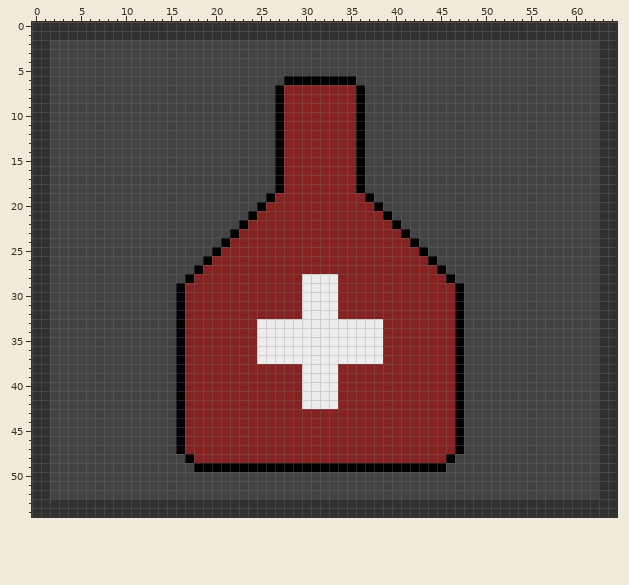
File history of a sprite sheet, app/src/main/res/drawable/map_icon_corridor_heal.png. This is how it looked before the edit.
The file is 65x55 pixels.
After:
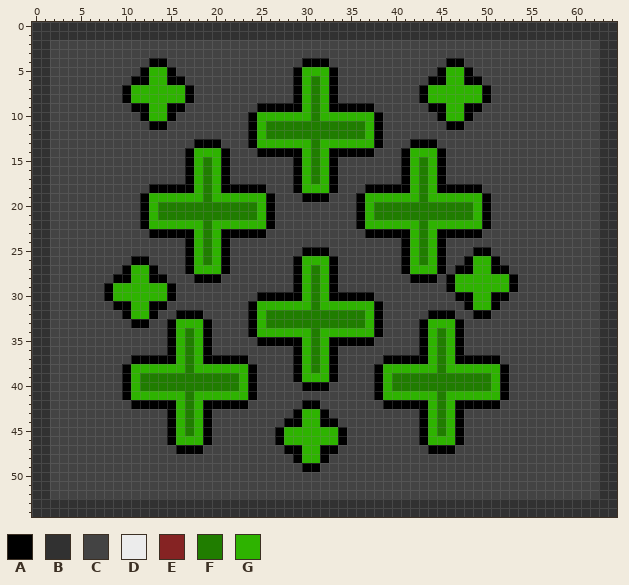
Palette (. is transparent): A #000000  B #313131  C #434343  D #ececec  E #852323  F #207d00  G #2eb300
Edits made:
Changed rows in their new state; - is an unchanged pixel.
first column x 8:
 4 -----AA---------------AAA-------------AA------
 5 ----AGGA-------------AGGGA-----------AGGA-----
 6 ---AAGGAA-----------C-GFG-CC--------AAGGAA----
 7 --AGGGGGGA---------CCAGFGACCC------AGGGGGGA---
 8 --AGGGGGGA---------CCAGFGACCC------AGGGGGGA---
 9 ---AAGGAA--------AA-AAGFGAAA-A------AAGGAA----
10 ----AGGA--------AGGGGGGFGGGGGGA------AGGA-----
11 -----AA---------AGFFFFFFFFFFFGA-------AA------
12 ----------------AGFFFFFFFFFFFGA---------------
13 ----------AAA---AGGGGGGFGGGGGGA---AAA---------
14 ---------AGGGA---AA-AAGFGAAA-A---AGGGA--------
15 ---------AGFGA-----CCAGFGACCC----AGFGA--------
16 ---------AGFGA-----CCAGFGACCC----AGFGA--------
17 ---------AGFGA-----CCAGFGACCC----AGFGA--------
18 -----AAAAAGFGAAAAA-CCAGGGACCCAAAAAGFGAAAAA----
19 ----AGGGGGGFGGGGGG-CCCAAACCCAGGGGGGFGGGGGGA---
20 ----AGFFFFFFFFFFFGACCCCCCCCCAGFFFFFFFFFFFGA---
21 ----AGFFFFFFFFFFFGACCCCCCCCCAGFFFFFFFFFFFGA---
22 ----AGGGGGGFGGGGGGACCCCCCCCCAGGGGGGFGGGGGGA---
23 -----AAAAAGFGA-AAACCCCCCCCCCCAAAA-GFGAAAAA----
24 ---------AGFG-CCCCCCCCCCCCCCCCCCCAGFGA--------
25 ---------AGFGACCCCCCCCAAACCCCCCCCAGFGA---AA---
26 ---AA----AGFGACCCCCCCAGGGACCCCCCCAGFGA--AGGA--
27 --AGGA---AGGGACCCCCCCAGFGACCCCCCCAGGG--AAGGAA-
28 -AAGGAA--CAAACCCCCCCCAGFGACCCCCCCCAAAC-GGGGGGA
29 AGGGGGGACCCCCCCCCCCCCAGFGACCCCCCCCCCCCAGGGGGGA
30 AGGGGGGACCCCCCCCCAAAAAGFGAAAAACCCCCCCCC-AGGAA-
31 -AAGGAA-CCCCCCCCAGGGGGGFGGGGGGACCCCCCCCCAGGA--
32 --AGGA---AACCCCCAGFFFFFFFFFFFGACCCCCAAAC-AA---
33 ---AA--AGGGACCCCAGFFFFFFFFFFFGACCCCAGGG-------
34 -------AGFGACCCCAGGGGGGFGGGGGGACCCCAGFG-------
35 -------AGFGACCCCCAAAAAGFGAAAAACCCCCAGFG-------
36 -------AGFGACCCCCCCCCAGFGACCCCCCCCCAGFG-------
37 ---AAAAAGFGAAAAACCCCCAGFGACCCCCAAAAAGFG-AAAA--
38 --AGGGGGGFGGGGGGACCCCAGFGACCCCAGGGGGGFGGGGGGA-
39 --AGFFFFFFFFFFFGACCCCAGGGACCCCAGFFFFFFFFFFFGA-
40 --AGFFFFFFFFFFFGACCCCCAAACCCCCAGFFFFFFFFFFFGA-
41 --AGGGGGGFGGGGGGACCCCCCCCCCCCCAGGGGGGFGGGGGGA-
42 ---AAAAAGFGAAAAACCCCCCAACCCCCCCAAAAAGFG-AAAA--
43 -------AGFGACCCCCCCCCAGGACCCCCCCCCCAGFG-------
44 -------AGFGACCCCCCCCAAGGAACCCCCCCCCAGFG-------
45 -------AGFGACCCCCCCAGGGGGGACCCCCCCCAGFG-------
46 -------AGGGACCCCCCCAGGGGGGACCCCCCCCAGGG-------
47 ---------AACCCCCCCCCAAGGAACCCCCCCCCCAAAC------
48 ---------CCCCCCCCCCCCAGGACCCCCCCCCCCCCC-------
49 ----------CCCCCCCCCCCC--CCCCCCCCCCCCCC--------
Pixel boxes of the changes (left, top, right, bottom) in both pictures:
changed: (104, 58, 518, 472)
